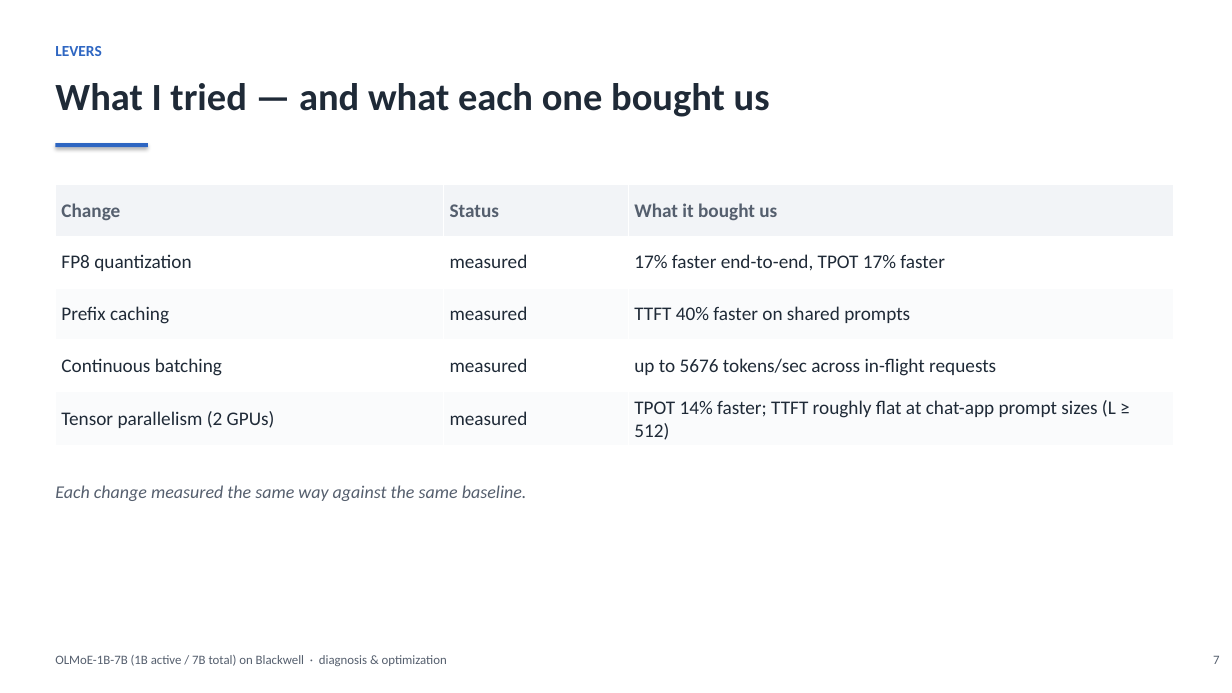
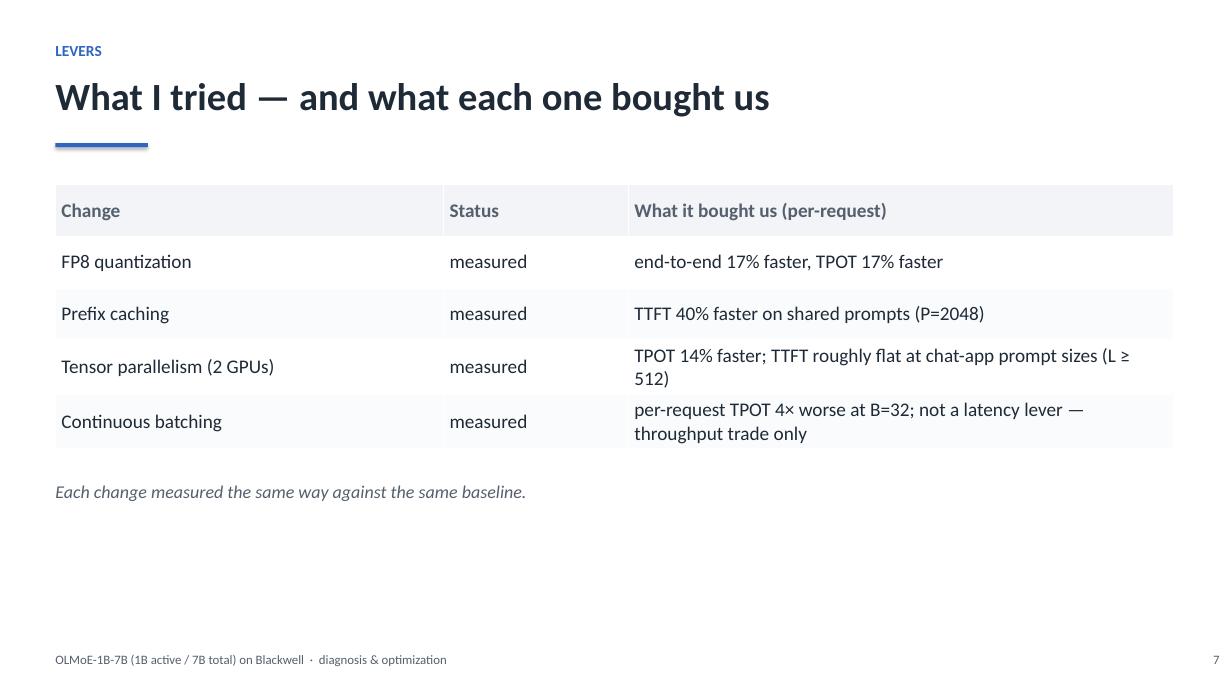
Before and after one commit to harishvs/moe-inference-optimize, a slide deck: slide 7 of talk/deck.pptx. Drawn at 1232x693 pixels with LibreOffice and Linux fonts; fonts in the diff are those of the drawing. Boxes give left, top, right and bottom in pixels: in the first picture for what was removed or moved away, otherwise in the second. Text is boxed around its words. In the diff, an @@ line names an element or a change of style, - is before the commit and + after.

```diff
--- a/talk/deck.pptx
+++ b/talk/deck.pptx
@@ table at (55,185,1174,448) @@
-row 1: Change | Status | What it bought us
-row 2: FP8 quantization | measured | 17% faster end-to-end, TPOT 17% faster
-row 3: Prefix caching | measured | TTFT 40% faster on shared prompts
-row 4: Continuous batching | measured | up to 5676 tokens/sec across in-flight requests
+row 1: Change | Status | What it bought us (per-request)
+row 2: FP8 quantization | measured | end-to-end 17% faster, TPOT 17% faster
+row 3: Prefix caching | measured | TTFT 40% faster on shared prompts (P=2048)
+row 5: Continuous batching | measured | per-request TPOT 4× worse at B=32; not a latency lever — throughput trade only
```
Also in this commit, not shown: 13 other slides changed, 2 slides added, 1 slide removed, 7 other files.
